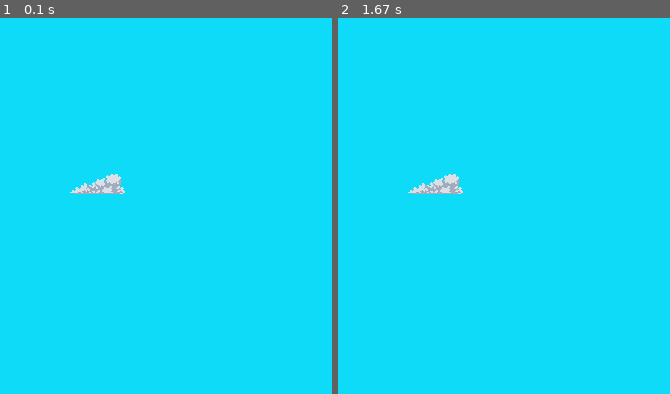
Above: before the commit, frames 1-2 (left to right).
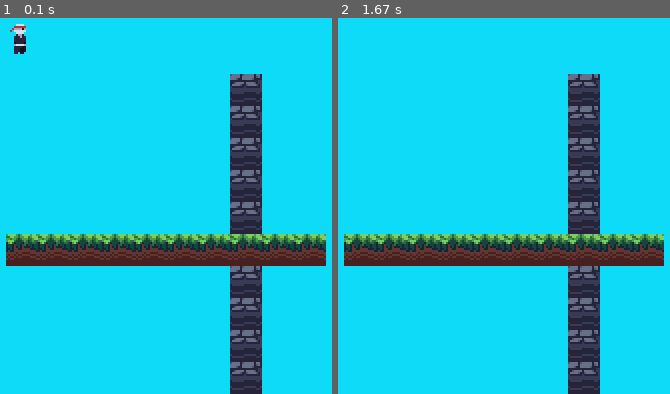
Above: after the commit, the same moments.

Repository: msosav/course-pygame-platformer
Game: pygame game, started from game.py
Same seed, same stepped clock (60 frames per second), same inputs: the game is played once before the commit and once after it.
Inputs:
- Up to frame 1 (0.1 s): no input
- Up to frame 2 (1.67 s): hold Right 0.33-0.8 s; hold Left from 1.33 s (still down)

The runs differ from the first frame. In frame 1, 16% of the frame differs, in the area x 1-99%, y 1-100%; in frame 2, 16%.

Commit message:
Refactor game.py and add new classes and functions

Diff:
--- a/game.py
+++ b/game.py
@@ -1,55 +1,66 @@
 import sys
+
 import pygame
+
+from scripts.entities import PhysicsEntity
+from scripts.tilemap import Tilemap
+from scripts.utils import load_image, load_images
 
 
 class Game:
     def __init__(self):
         pygame.init()
-        pygame.display.set_caption('Ninja Game')
+        pygame.display.set_caption("Ninja Game")
         self.screen = pygame.display.set_mode((640, 480))
+        self.display = pygame.Surface((320, 240))  # Half the size of the screen
+
         self.clock = pygame.time.Clock()
 
-        self.img = pygame.image.load('data/images/clouds/cloud_1.png')
-        self.img.set_colorkey((0, 0, 0))
+        self.movement = [False, False]
 
-        self.img_pos = [160, 260]
-        self.movements = [False, False]
+        self.assets = {
+            "decor": load_images("tiles/decor"),
+            "grass": load_images("tiles/grass"),
+            "stone": load_images("tiles/stone"),
+            "large_decor": load_images("tiles/large_decor"),
+            "player": load_image("entities/player.png"),
+        }
 
-        self.collision_area = pygame.Rect(50, 50, 300, 50)
+        self.player = PhysicsEntity(self, "player", [50, 50], (8, 13))
+
+        self.tilemap = Tilemap(self)
 
     def run(self):
         while True:
-            self.screen.fill((14, 219, 248))
+            self.display.fill((14, 219, 248))
 
-            img_r = pygame.Rect(
-                self.img_pos[0], self.img_pos[1], self.img.get_width(), self.img.get_height())
+            self.tilemap.render(self.display)
 
-            if img_r.colliderect(self.collision_area):
-                pygame.draw.rect(self.screen, (0, 100, 255),
-                                 self.collision_area)
-
-            self.img_pos[1] += (self.movements[1] - self.movements[0]) * 5
-            self.screen.blit(self.img, self.img_pos)
+            self.player.update((self.movement[1] - self.movement[0], 0))
+            self.player.render(self.display)
 
             for event in pygame.event.get():
                 if event.type == pygame.QUIT:
                     pygame.quit()
                     sys.exit()
                 elif event.type == pygame.KEYDOWN:
-                    if event.key == pygame.K_UP:
-                        self.movements[0] = True
-                    elif event.key == pygame.K_DOWN:
-                        self.movements[1] = True
+                    if event.key == pygame.K_LEFT:
+                        self.movement[0] = True
+                    elif event.key == pygame.K_RIGHT:
+                        self.movement[1] = True
                 elif event.type == pygame.KEYUP:
-                    if event.key == pygame.K_UP:
-                        self.movements[0] = False
-                    elif event.key == pygame.K_DOWN:
-                        self.movements[1] = False
+                    if event.key == pygame.K_LEFT:
+                        self.movement[0] = False
+                    elif event.key == pygame.K_RIGHT:
+                        self.movement[1] = False
 
+            self.screen.blit(
+                pygame.transform.scale(self.display, self.screen.get_size()), (0, 0)
+            )
             pygame.display.update()
             self.clock.tick(60)
 
 
-if __name__ == '__main__':
+if __name__ == "__main__":
     game = Game()
     game.run()
--- /dev/null
+++ b/scripts/entities.py
@@ -0,0 +1,58 @@
+import pygame
+
+
+class PhysicsEntity:
+    """
+    PhysicsEntity class represents an entity in the game with physical properties such as position, size, and velocity.
+
+    Attributes:
+        game (object): The game instance to which this entity belongs.
+        type (str): The type of the entity.
+        position (list): The [x, y] position of the entity.
+        size (tuple): The (width, height) size of the entity.
+        velocity (list): The [x, y] velocity of the entity.
+
+    Methods:
+        __init__(game, type, position, size):
+            Initializes a new instance of PhysicsEntity.
+
+        update(movement=(0, 0)) -> None:
+
+        render(screen: pygame.Surface) -> None
+    """
+
+    def __init__(self, game: object, type: str, position: list, size: tuple) -> None:
+        self.game = game
+        self.type = type
+        self.position = list(position)
+        self.size = size
+        self.velocity = [0, 0]
+
+    def update(self, movement=(0, 0)) -> None:
+        """
+        Update the entity's position based on the given movement and its current velocity.
+
+        Args:
+            movement (tuple): A tuple containing the x and y movement values. Defaults to (0, 0).
+
+        Returns:
+            None
+        """
+        frame_movement = [
+            movement[0] + self.velocity[0],
+            movement[1] + self.velocity[1],
+        ]
+
+        self.position[0] += frame_movement[0]
+        self.position[1] += frame_movement[1]
+
+        self.velocity[1] += min(5, self.velocity[1] + 0.1)
+
+    def render(self, surface: pygame.Surface) -> None:
+        """
+        Renders the player entity on the given surface.
+
+        Args:
+            surface (pygame.Surface): The surface on which to render the player.
+        """
+        surface.blit(self.game.assets["player"], self.position)
--- /dev/null
+++ b/scripts/tilemap.py
@@ -0,0 +1,42 @@
+import pygame
+
+
+
+
+class Tilemap:
+    def __init__(self, game: object, tile_size: int = 16) -> None:
+        self.game = game
+        self.tile_size = tile_size
+        self.tilemap = {}
+        self.offgrip_tiles = []
+
+        for i in range(10):
+            self.tilemap[str(3 + i) + ";10"] = {
+                "type": "grass",
+                "variant": 1,
+                "pos": (3 + i, 10),
+            }
+            self.tilemap["10;" + str(5 + i)] = {
+                "type": "stone",
+                "variant": 1,
+                "pos": (10, 5 + i),
+            }
+
+    def render(self, surface: pygame.Surface) -> None:
+        """
+        Render the tilemap and off-grid tiles onto the given surface.
+
+        Args:
+            surface (pygame.Surface): The surface to render the tiles onto.
+        """
+        for tile in self.offgrip_tiles:
+            surface.blit(
+                self.game.assets[tile["type"]][tile["variant"]],
+                (tile["pos"][0]),
+            )
+        for location in self.tilemap:
+            tile = self.tilemap[location]
+            surface.blit(
+                self.game.assets[tile["type"]][tile["variant"]],
+                (tile["pos"][0] * self.tile_size, tile["pos"][1] * self.tile_size),
+            )
--- /dev/null
+++ b/scripts/utils.py
@@ -0,0 +1,39 @@
+import os
+
+import pygame
+
+BASE_IMAGE_PATH = "data/images/"
+
+
+def load_image(path: str) -> pygame.Surface:
+    """
+    Loads an image from the specified path, sets the color key to black (0, 0, 0), and returns the image surface.
+
+    Args:
+        path (str): The relative path to the image file.
+
+    Returns:
+        pygame.Surface: The loaded image with the color key set.
+    """
+    image = pygame.image.load(BASE_IMAGE_PATH + path)
+    image.set_colorkey((0, 0, 0))
+
+    return image
+
+
+def load_images(path: str) -> list[pygame.Surface]:
+    """
+    Loads all images from the specified path and returns them as a list of image surfaces.
+
+    Args:
+        path (str): The relative path to the image files.
+
+    Returns:
+        list[pygame.Surface]: A list of loaded images with the color key set.
+    """
+    images = []
+
+    for image_name in sorted(os.listdir(BASE_IMAGE_PATH + path)):
+        images.append(load_image(path + "/" + image_name))
+
+    return images
